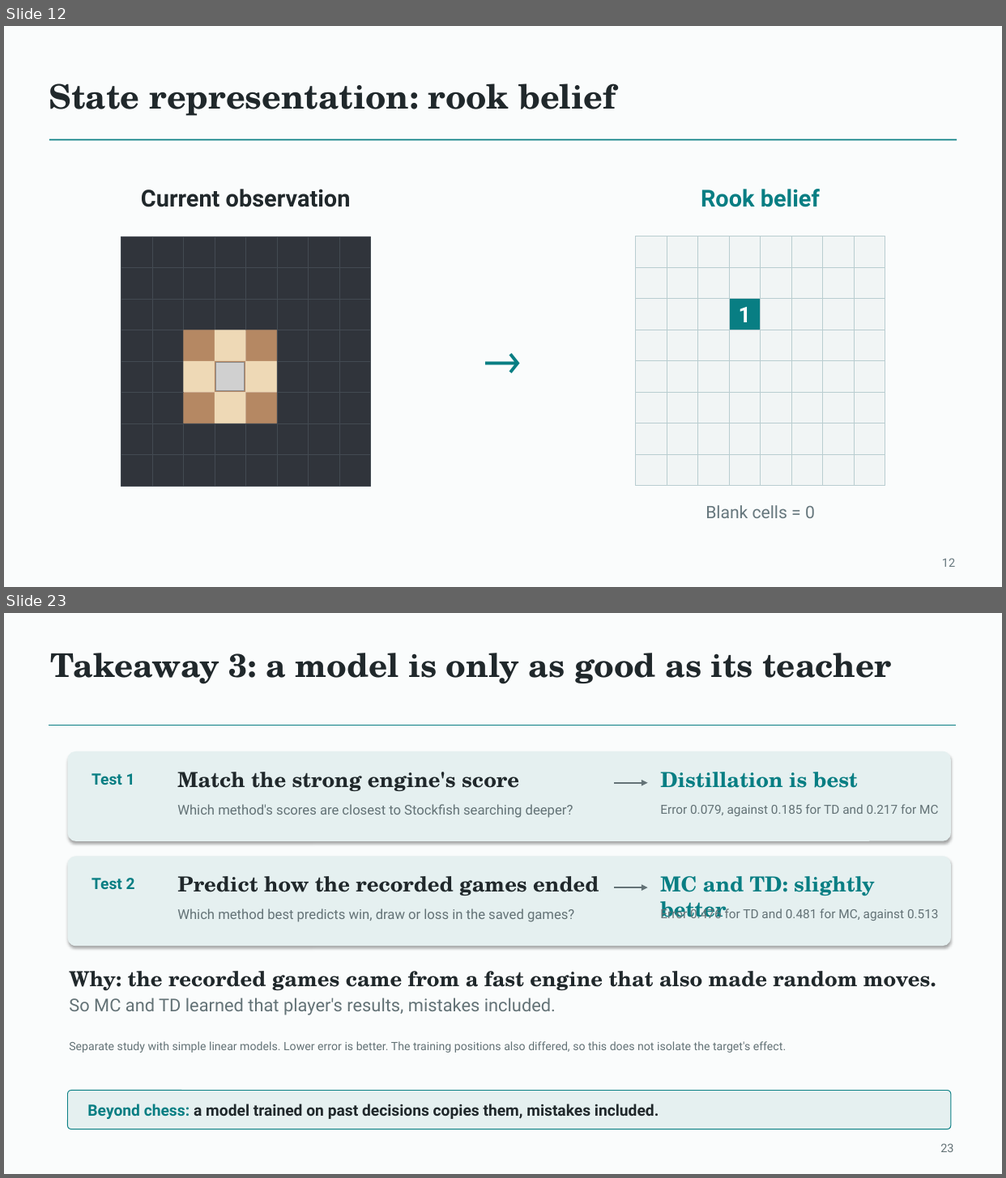
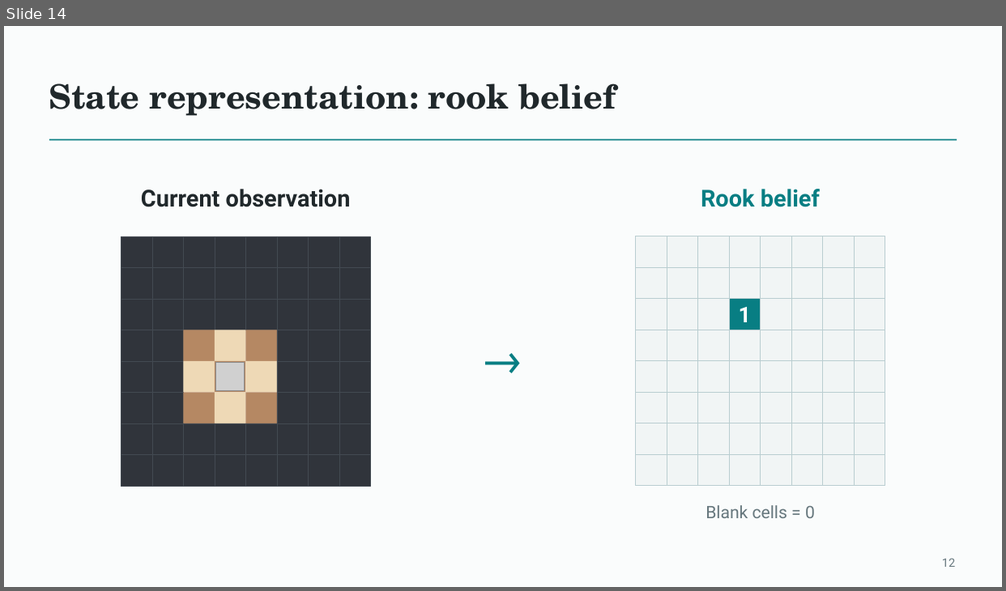
Before and after one commit to Mr-Teal/CS5446_project, a slide deck: docs/presentation/Fog of War Chess - final deck.pptx. Shown one above the other, each under a label of ours: slides 12 and 23 before the commit, slide 14 after it; the slides between them are not shown. The pictures are 1006x1178 and 1006x591 pixels, drawn with LibreOffice and Linux fonts; fonts in the diff are those of the drawing; grey boxes stand for pictures. Boxes give left, top, right and bottom in pixels: in the first picture for what was removed or moved away, otherwise in the second. Text is boxed around its words. In the diff, an @@ line names an element or a change of style, - is before the commit and + after.

```diff
--- a/docs/presentation/Fog of War Chess - final deck.pptx
+++ b/docs/presentation/Fog of War Chess - final deck.pptx
@@ slide 23 removed at [4,613,1002,1174], background #FAFCFC @@
@@ text removed at [50,653,892,684] @@
-Takeaway 3: a model is only as good as its teacher
@@ line removed from (49, 726) to (957, 726) @@
@@ rounded rectangle removed at [68,752,951,841] @@
@@ text removed at [91,773,135,785] @@
-Test 1
@@ text removed at [177,772,519,791] @@
-Match the strong engine's score
@@ text removed at [660,772,858,788] @@
-Distillation is best
@@ text removed at [177,804,573,818] @@
-Which method's scores are closest to Stockfish searching deeper?
@@ arrow removed from (614, 783) to (648, 783) @@
@@ text removed at [660,804,938,816] @@
-Error 0.079, against 0.185 for TD and 0.217 for MC
@@ rounded rectangle removed at [68,856,951,946] @@
@@ text removed at [91,878,135,889] @@
-Test 2
@@ text removed at [177,876,599,896] @@
-Predict how the recorded games ended
@@ text removed at [660,876,875,918] @@
-MC and TD: slightly better
@@ arrow removed from (614, 888) to (648, 888) @@
@@ text removed at [177,909,574,922] @@
-Which method best predicts win, draw or loss in the saved games?
@@ text removed at [660,907,939,922] @@
-Error 0.476 for TD and 0.481 for MC, against 0.513
@@ text removed at [69,971,936,1016] @@
-Why: the recorded games came from a fast engine that also made random moves.
-So MC and TD learned that player's results, mistakes included.
@@ text removed at [69,1041,786,1053] @@
-Separate study with simple linear models. Lower error is better. The training positions also differed, so this does not isolate the target's effect.
@@ rounded rectangle removed at [68,1091,951,1130] @@
@@ text removed at [87,1104,658,1119] @@
-Beyond chess: a model trained on past decisions copies them, mistakes included.
@@ text removed at [940,1144,953,1152] @@
-23
@@ what was slide 12 is now slide 14 @@
```
Also in this commit, not shown: 2 slides changed, 20 slides added, 58 other slides removed, 1 other file.
